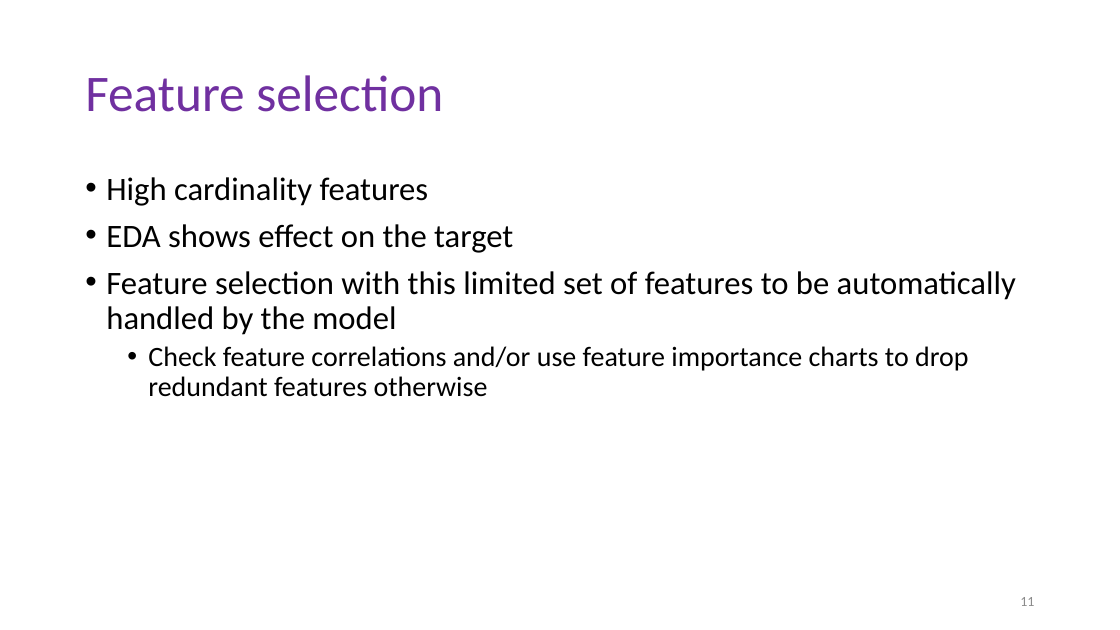
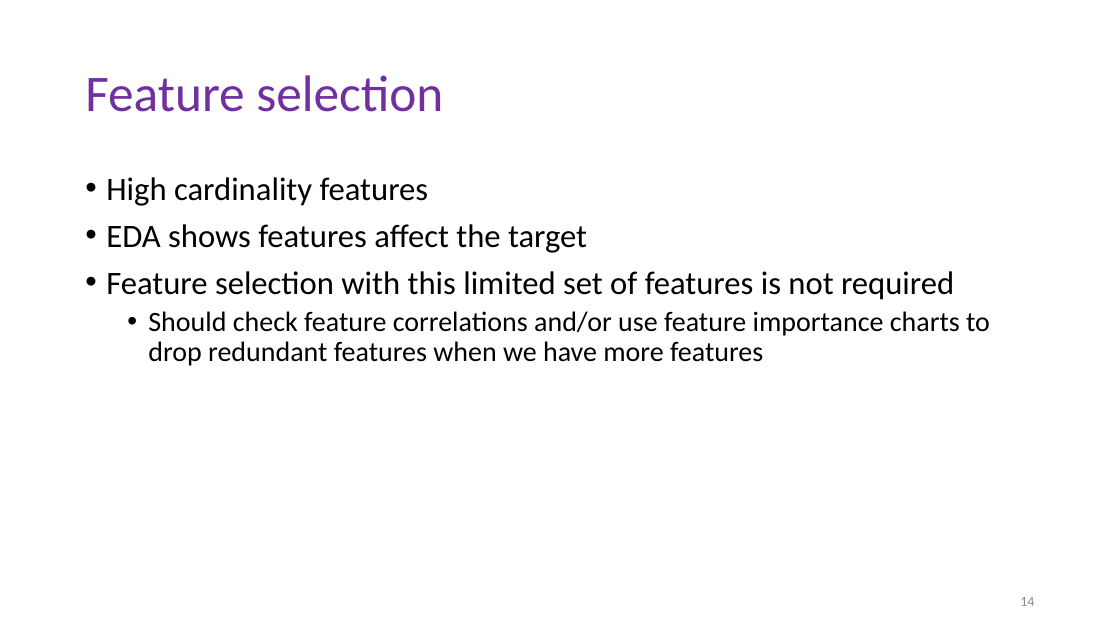
Before and after one commit to garima26/thebrand, a slide deck: slide 14 of The Brand.pptx (slide 11 before the commit). Drawn at 1120x630 pixels with LibreOffice and Linux fonts; fonts in the diff are those of the drawing. Boxes give left, top, right and bottom in pixels: in the first picture for what was removed or moved away, otherwise in the second. Text is boxed around its words. In the diff, an @@ line names an element or a change of style, - is before the commit and + after.

```diff
--- a/The Brand.pptx
+++ b/The Brand.pptx
@@ text at (106,224,990,366): text changed; size 28 to 24 pt @@
-• EDA shows effect on the target
-• Feature selection with this limited set of features to be automatically handled by the model
-  • Check feature correlations and/or use feature importance charts to drop redundant features otherwise
+• EDA shows features affect the target
+• Feature selection with this limited set of features is not required
+  • Should check feature correlations and/or use feature importance charts to drop redundant features when we have more features
@@ page number at (1020,597,1034,606): text changed @@
-11
+14
```
Also in this commit, not shown: 11 other slides changed, 3 slides added, 1 other file.
